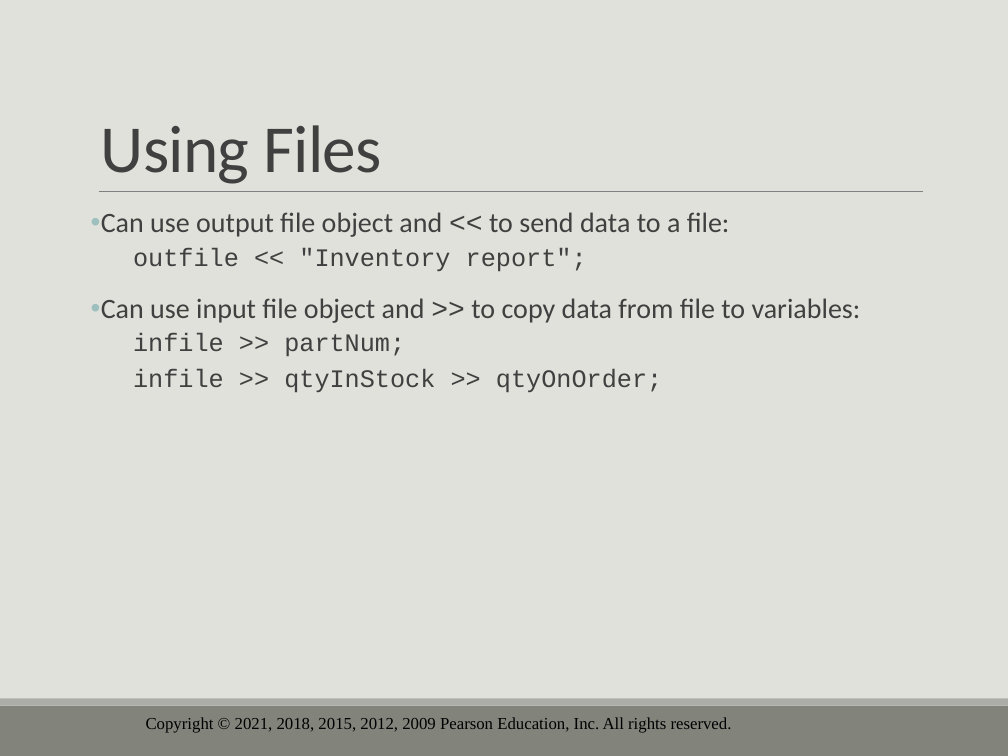
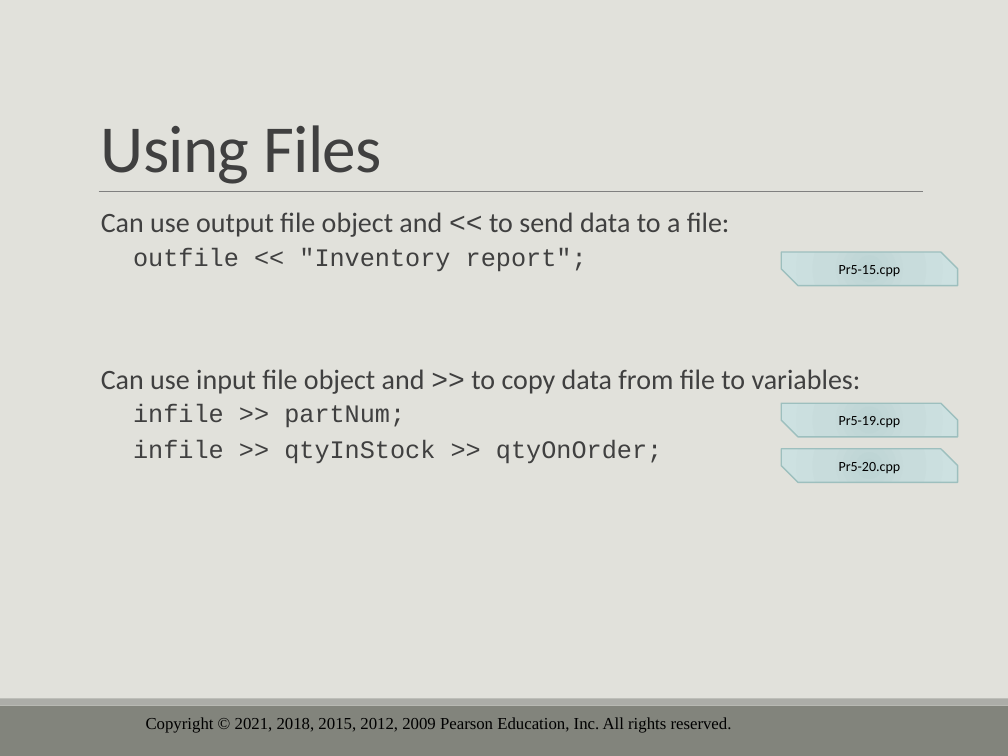
Before and after one commit to drolsonmi/eng1400, a slide deck: slide 56 of 1400_05_Loops and Files.pptx (slide 54 before the commit). Drawn at 1008x756 pixels with LibreOffice and Linux fonts; fonts in the diff are those of the drawing; background and template pictures are left out. Boxes give left, top, right and bottom in pixels: in the first picture for what was removed or moved away, otherwise in the second. Text is boxed around its words. In the diff, an @@ line names an element or a change of style, - is before the commit and + after.

Commit message:
Changes in lecture Oct 17

```diff
--- a/1400_05_Loops and Files.pptx
+++ b/1400_05_Loops and Files.pptx
@@ text at bbox=[101, 212, 861, 394]: bullet • to   @@
@@ snip diag rect added at bbox=[781, 252, 958, 285], fill gradient #BDD3D2 to #C9DCDC to #CEE2E1, outline #9DBFBE 1 pt, 10 pt, text #000000 @@
+Pr5-15.cpp
@@ snip diag rect added at bbox=[781, 403, 958, 436], fill gradient #BDD3D2 to #C9DCDC to #CEE2E1, outline #9DBFBE 1 pt, 10 pt, text #000000 @@
+Pr5-19.cpp
@@ snip diag rect added at bbox=[781, 449, 958, 482], fill gradient #BDD3D2 to #C9DCDC to #CEE2E1, outline #9DBFBE 1 pt, 10 pt, text #000000 @@
+Pr5-20.cpp
```
Also in this commit, not shown: 14 other slides changed, 1 slide added, 5 slides removed, 3 other files.
